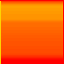
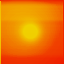
Layers edited between the first and the second 64×64 image:
added layer "colour filter copy #3" (color burn, 49%) above "colour filter copy #2" over (x1=0, y1=0, x2=64, y2=64)
added layer "colour filter copy #2" (hard light, 82%) above "brightness filter" over (x1=0, y1=0, x2=64, y2=64)
"colour filter": opacity 100% → 82% over (x1=0, y1=0, x2=64, y2=64)
